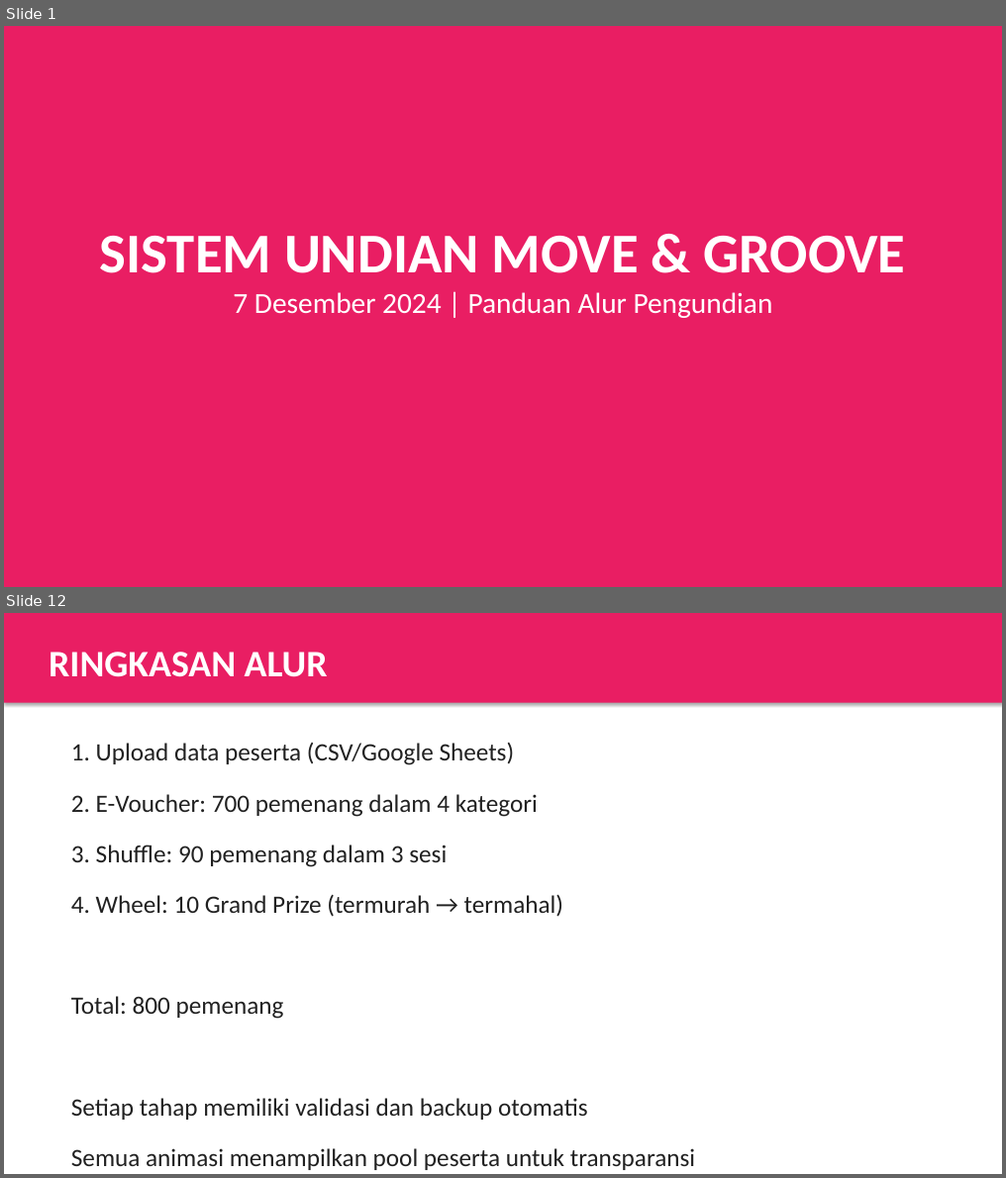
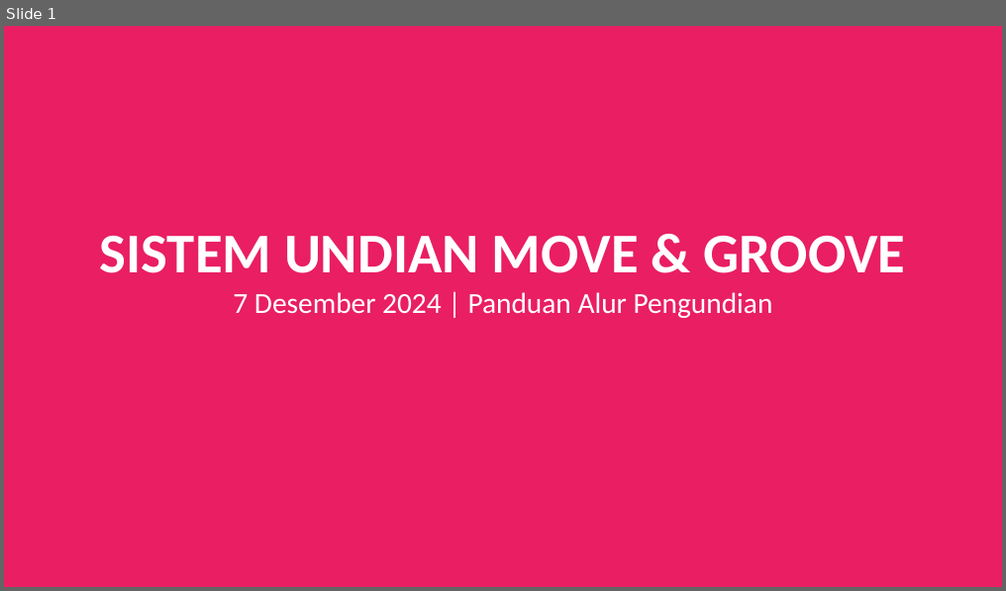
Before and after one commit to Wahyoe-underscore/LotteryStream, a slide deck: MoveGroove_Flow_Presentation.pptx. Shown one above the other, each under a label of ours: slides 1 and 12 before the commit, slide 1 after it; the slides between them are not shown. The pictures are 1006x1178 and 1006x591 pixels, drawn with LibreOffice and Linux fonts; fonts in the diff are those of the drawing. Boxes give left, top, right and bottom in pixels: in the first picture for what was removed or moved away, otherwise in the second. Text is boxed around its words. In the diff, an @@ line names an element or a change of style, - is before the commit and + after.

```diff
--- a/MoveGroove_Flow_Presentation.pptx
+++ b/MoveGroove_Flow_Presentation.pptx
@@ slide 12 removed at bbox=[4, 613, 1002, 1174], background #FFFFFF @@
@@ rectangle removed at bbox=[4, 613, 1002, 703] @@
@@ text removed at bbox=[49, 652, 328, 677] @@
-RINGKASAN ALUR
@@ text removed at bbox=[71, 743, 695, 1170] @@
-1. Upload data peserta (CSV/Google Sheets)
-2. E-Voucher: 700 pemenang dalam 4 kategori
-3. Shuffle: 90 pemenang dalam 3 sesi
-4. Wheel: 10 Grand Prize (termurah → termahal)
-Total: 800 pemenang
-Setiap tahap memiliki validasi dan backup otomatis
-Semua animasi menampilkan pool peserta untuk transparansi
```
Also in this commit, not shown: 3 slides changed, 8 slides added, 8 other slides removed, 6 other files.
